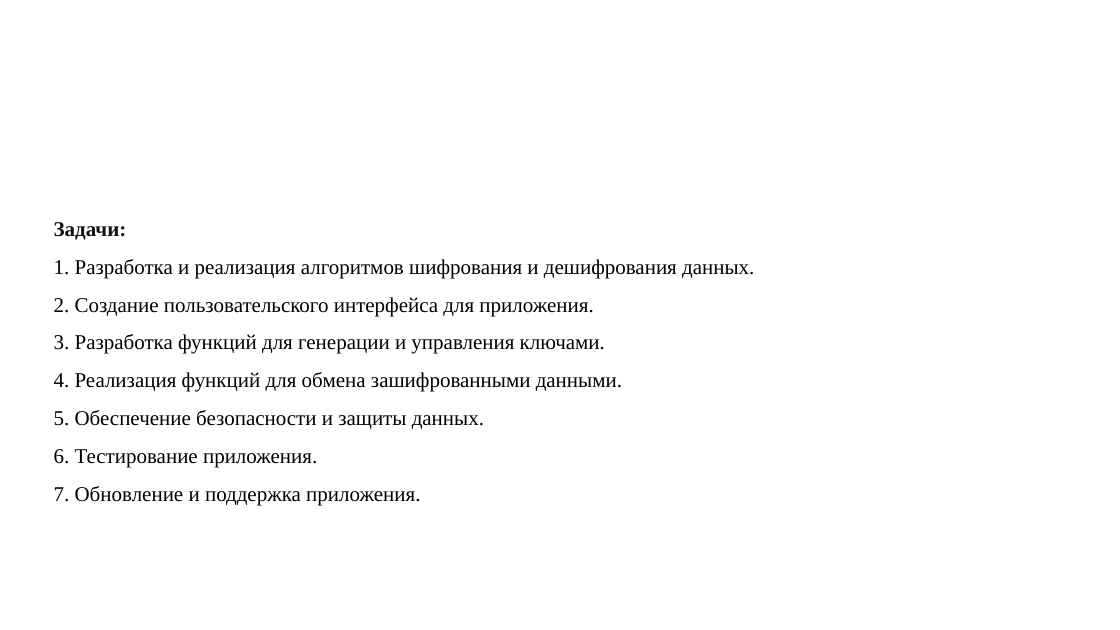
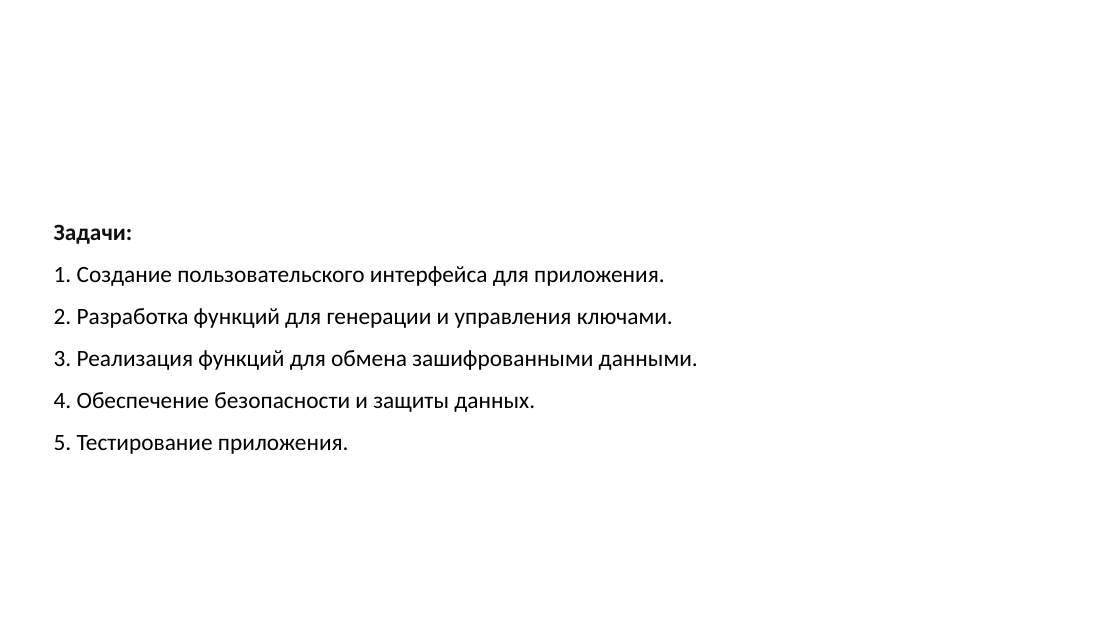
Before and after one commit to rad1anttt/diplom-_-, a slide deck: slide 6 of rad1anttt презентация.pptx (slide 5 before the commit). Drawn at 1120x630 pixels with LibreOffice and Linux fonts; fonts in the diff are those of the drawing; background and template pictures are left out. Boxes give left, top, right and bottom in pixels: in the first picture for what was removed or moved away, otherwise in the second. Text is boxed around its words. In the diff, an @@ line names an element or a change of style, - is before the commit and + after.

```diff
--- a/rad1anttt презентация.pptx
+++ b/rad1anttt презентация.pptx
@@ text at [54,224,133,244]: size 18 to 20 pt, font Times New Roman to Calibri in "Задачи:" @@
@@ text at [54,266,698,454]: text changed; size 18 to 20 pt; font Times New Roman to Calibri @@
-1. Разработка и реализация алгоритмов шифрования и дешифрования данных.
-2. Создание пользовательского интерфейса для приложения.
-3. Разработка функций для генерации и управления ключами.
-4. Реализация функций для обмена зашифрованными данными.
-5. Обеспечение безопасности и защиты данных.
-6. Тестирование приложения.
-7. Обновление и поддержка приложения.
+1. Создание пользовательского интерфейса для приложения.
+2. Разработка функций для генерации и управления ключами.
+3. Реализация функций для обмена зашифрованными данными.
+4. Обеспечение безопасности и защиты данных.
+5. Тестирование приложения.
```
Also in this commit, not shown: 16 other slides changed, 7 slides added, 2 slides removed, 1 other file.
